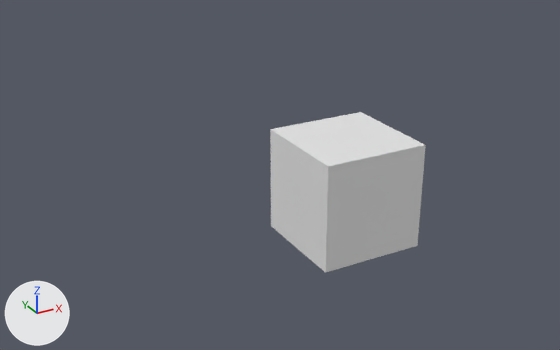
Renders of the Blender file Phoenix.blend from each side of a commit.
One viewpoint serves both versions: a 50 mm lens placed at (-7.32, -10.85, 5.96), pointed at (-1.76, -0.75, 0.91). Lighting does not change. The marker at lower left points along +X, +Y and +Z. The same objects are shown in both versions, whatever each file hides.
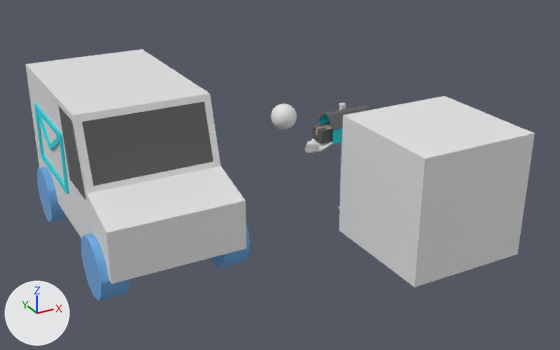
Commit message: added some mail-related models

The change, as a list of edits to the scene's bpy script:
```text
Add me_cube_027:
    me_cube_027.from_pydata(...)  # 60 vertices, 58 faces; spans x -0.195..0.195, y -0.159..0.159, z 0.012..0.236
    # faces by material slot: [50, 8]
    me_cube_027.materials.append(mat_metal)  # dark grey #5d5d5d
    me_cube_027.materials.append(mat_rock)  # beige #d4be98
Add me_cube_024:
    me_cube_024.from_pydata(...)  # 96 vertices, 88 faces; spans x -0.44..0.44, y -0.27..0.27, z 0.0..1.58
    # faces by material slot: [20, 26, 42]
    me_cube_024.materials.append(mat_food)  # white #e7e7e7
    me_cube_024.materials.append(mat_water)  # cyan #15dbe7
    me_cube_024.materials.append(mat_metal)  # dark grey #5d5d5d
Add me_cube_026:
    me_cube_026.from_pydata(...)  # 72 vertices, 58 faces; spans x -0.412..0.004, y -0.224..0.224, z -0.197..0.009
    me_cube_026.polygons.foreach_set('use_smooth', [True] * 58)
    # faces by material slot: [8, 50]
    me_cube_026.materials.append(mat_food)  # white #e7e7e7
    me_cube_026.materials.append(mat_water)  # cyan #15dbe7
Add me_sphere_017:
    me_sphere_017.from_pydata(...)  # a UV sphere (32 segments, 16 rings, poles along z) spanning x -1.0..1.0, y -1.0..1.0, z -1.0..1.0
Add me_cube_023:
    me_cube_023.from_pydata(...)  # 166 vertices, 112 faces; spans x 0.0..1.12, y -2.0..2.05, z 0.01..2.52
    me_cube_023.polygons.foreach_set('use_smooth', [True] * 112)
    # faces by material slot: [43, 39, 28, 2]
    me_cube_023.materials.append(mat_food)  # white #e7e7e7
    me_cube_023.materials.append(mat_water)  # cyan #15dbe7
    me_cube_023.materials.append(mat_glass)  # blue #6fade7
    me_cube_023.materials.append(mat_metal)  # dark grey #5d5d5d
Change ob_cube_018:
    ob_cube_018.location: (0.0, 0.0, 0.0) -> (0.0, -2.38, 1.0)
Add ob_package:
    ob_package = bpy.data.objects.new('Package', me_cube_027)
    ob_package.location = (-0.42, 0.0, 1.04)
Add ob_mailboxlid:
    ob_mailboxlid = bpy.data.objects.new('MailboxLid', me_cube_026)
    ob_mailboxlid.parent = ob_mailbox
    ob_mailboxlid.location = (-0.421, 0.0, 1.035)
Add ob_mailbox:
    ob_mailbox = bpy.data.objects.new('MailBox', me_cube_024)
    ob_mailbox.location = (0.0, 0.0, 0.0)
Add ob_sphere_017:
    ob_sphere_017 = bpy.data.objects.new('Sphere.017', me_sphere_017)
    ob_sphere_017.location = (-1.28, 0.0, 1.6)
    ob_sphere_017.scale = (0.219, 0.219, 0.219)
Add ob_mailtruck:
    ob_mailtruck = bpy.data.objects.new('MailTruck', me_cube_023)
    ob_mailtruck.location = (-4.0, 0.0, 0.0)
    _m = ob_mailtruck.modifiers.new('Mirror', 'MIRROR')
    _m.use_clip = True
```

Boxes (x1, y1, x2, y2) around the edits, measured in the pictures (560 x 350 px):
'Cube.018', moved
    before: (270, 112, 426, 273)
    after: (339, 96, 535, 287)
'MailTruck', added
    after: (26, 49, 250, 301)
    faces in mat_food (white #e7e7e7): (26, 49, 246, 284)
    faces in mat_metal (dark grey #5d5d5d): (58, 102, 213, 200)
    faces in mat_glass (blue #6fade7): (37, 167, 250, 301)
    faces in mat_water (cyan #15dbe7): (34, 103, 69, 194)
'MailBox', added
    after: (318, 103, 371, 188)
    faces in mat_metal (dark grey #5d5d5d): (318, 105, 371, 130)
    faces in mat_water (cyan #15dbe7): (319, 114, 343, 144)
'Sphere.017', added
    after: (271, 104, 297, 130)
'Package', added
    after: (312, 122, 333, 143)
    faces in mat_metal (dark grey #5d5d5d): (312, 122, 333, 143)
'MailboxLid', added
    after: (305, 138, 333, 153)
    faces in mat_food (white #e7e7e7): (305, 138, 333, 153)
